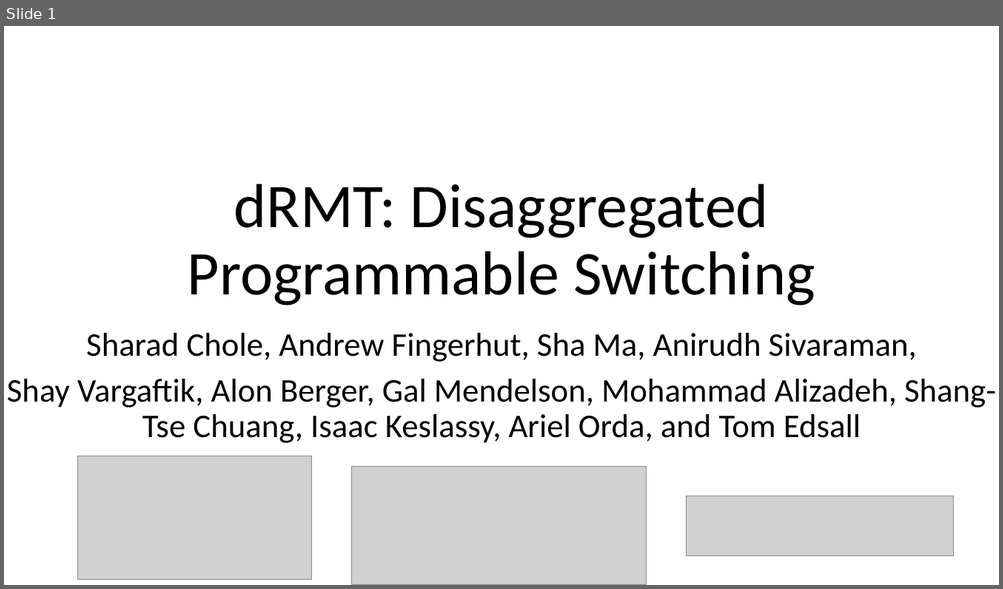
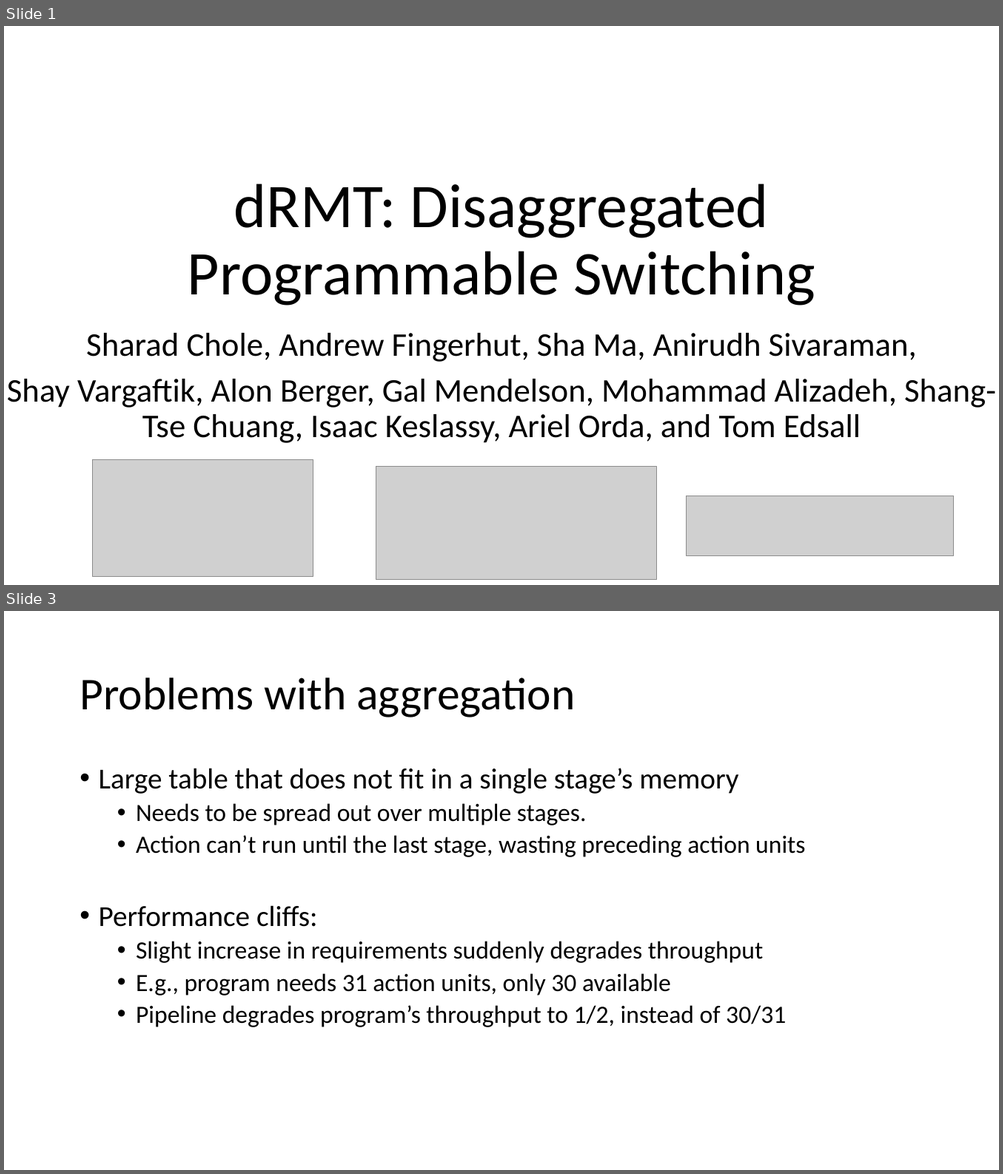
Before and after one commit to anirudhSK/drmt_talk, a slide deck: drmt.pptx. Shown one above the other, each under a label of ours: slide 1 before the commit, slides 1 and 3 after it; the slides between them are not shown. The pictures are 1003x589 and 1003x1174 pixels, drawn with LibreOffice and Linux fonts; fonts in the diff are those of the drawing; grey boxes stand for pictures. Boxes give left, top, right and bottom in pixels: in the first picture for what was removed or moved away, otherwise in the second. Text is boxed around its words. In the diff, an @@ line names an element or a change of style, - is before the commit and + after.

Commit message:
Three slides; motivate problem

```diff
--- a/drmt.pptx
+++ b/drmt.pptx
@@ slide 3 added at (4,611,999,1170), background #FFFFFF @@
@@ title added at (79,678,575,718), 44 pt, text #000000 @@
+Problems with aggregation
@@ text added at (99,768,805,1028), 24 pt, text #000000 @@
+• Large table that does not fit in a single stage’s memory
+  • Needs to be spread out over multiple stages.
+  • Action can’t run until the last stage, wasting preceding action units
+• Performance cliffs:
+  • Slight increase in requirements suddenly degrades throughput
+  • E.g., program needs 31 action units, only 30 available
+  • Pipeline degrades program’s throughput to 1/2, instead of 30/31
@@ slide 1 changed as well @@
@@ picture: place and size @@
-picture at (78,457,312,580)
+picture at (92,460,313,577)
@@ picture: place and size @@
-picture at (352,467,646,585)
+picture at (376,467,657,580)
```
Also in this commit, not shown: 1 other slide added.
